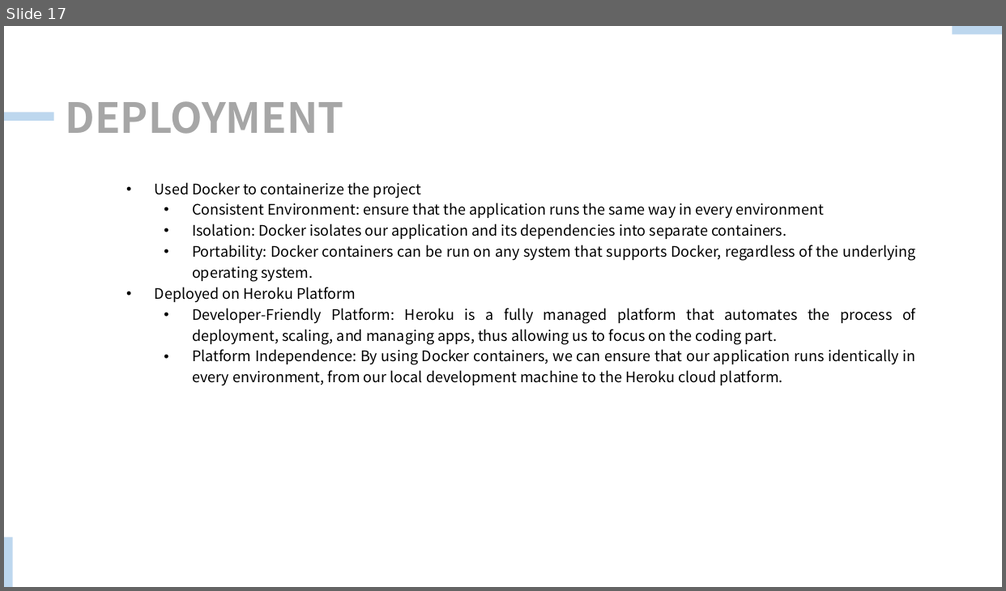
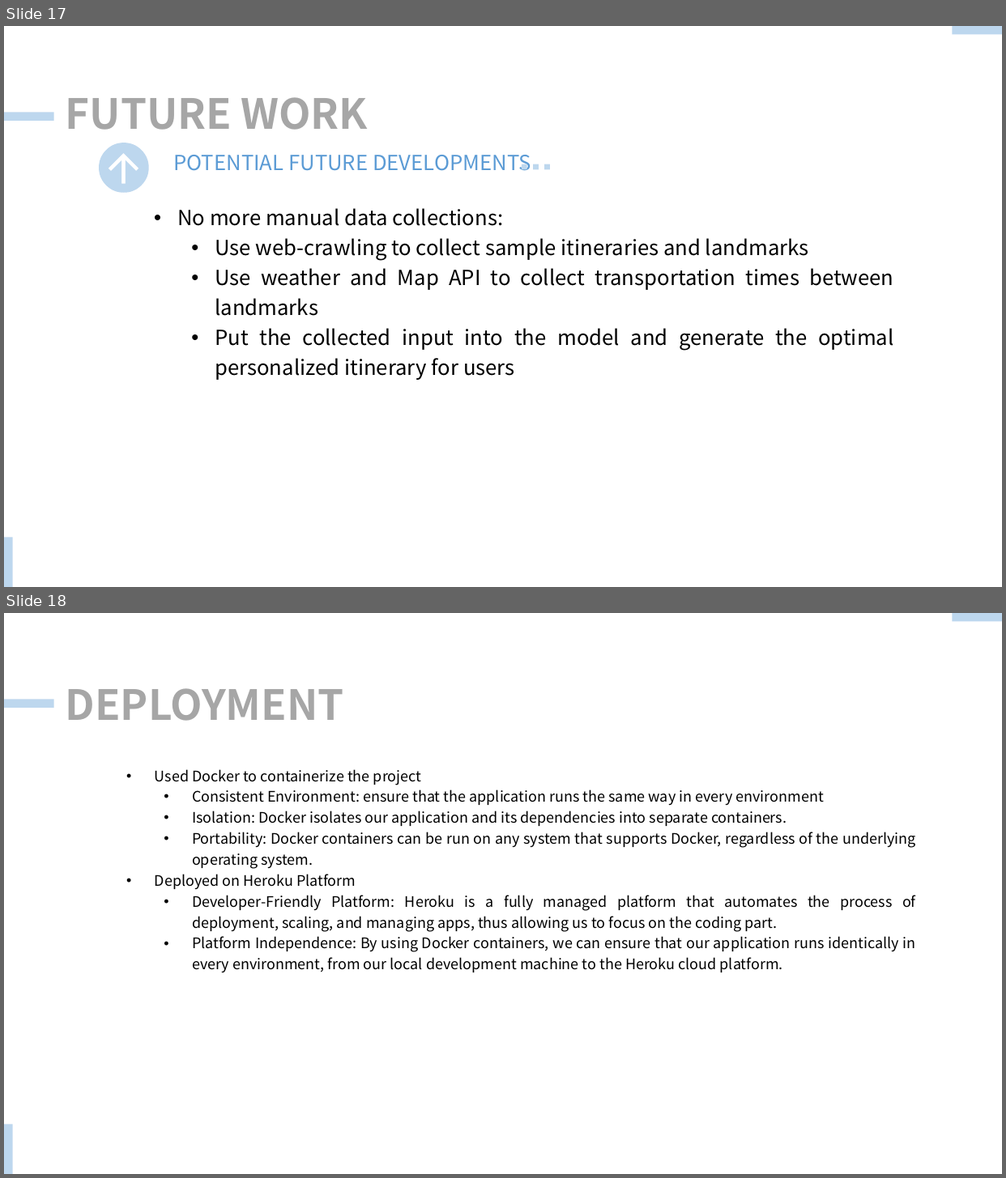
Before and after one commit to 1220780980/TiDB-Hack-Traveling-AI, a slide deck: Presentation.pptx. Shown one above the other, each under a label of ours: slide 17 before the commit, slides 17 and 18 after it. The pictures are 1006x591 and 1006x1178 pixels, drawn with LibreOffice and Linux fonts; fonts in the diff are those of the drawing. Boxes give left, top, right and bottom in pixels: in the first picture for what was removed or moved away, otherwise in the second. Text is boxed around its words. In the diff, an @@ line names an element or a change of style, - is before the commit and + after.

```diff
--- a/Presentation.pptx
+++ b/Presentation.pptx
@@ slide 17 added at (4,26,1002,587), background #FFFFFF; not listed: 3 template elements that a slide beside it also shows @@
@@ text added at (66,97,368,130), 40 pt, text #A6A6A6, bold @@
+FUTURE WORK
@@ freeform shape added at (99,143,149,193), fill #BDD7EE @@
@@ text added at (173,155,530,171), 20 pt, text #5B9BD5 @@
+POTENTIAL FUTURE DEVELOPMENTS
@@ rectangle added at (522,165,526,169), fill #BDD7EE @@
@@ rectangle added at (533,165,539,169), fill #BDD7EE @@
@@ rectangle added at (544,165,550,169), fill #BDD7EE @@
@@ text added at (177,208,893,351), 20 pt, text #000000 @@
+• No more manual data collections:
+  • Use web-crawling to collect sample itineraries and landmarks
+  • Use weather and Map API to collect transportation times between landmarks
+  • Put the collected input into the model and generate the optimal personalized itinerary for users
@@ what was slide 17 is now slide 18 @@
```
Also in this commit, not shown: 1 slide changed, 2 other files.
